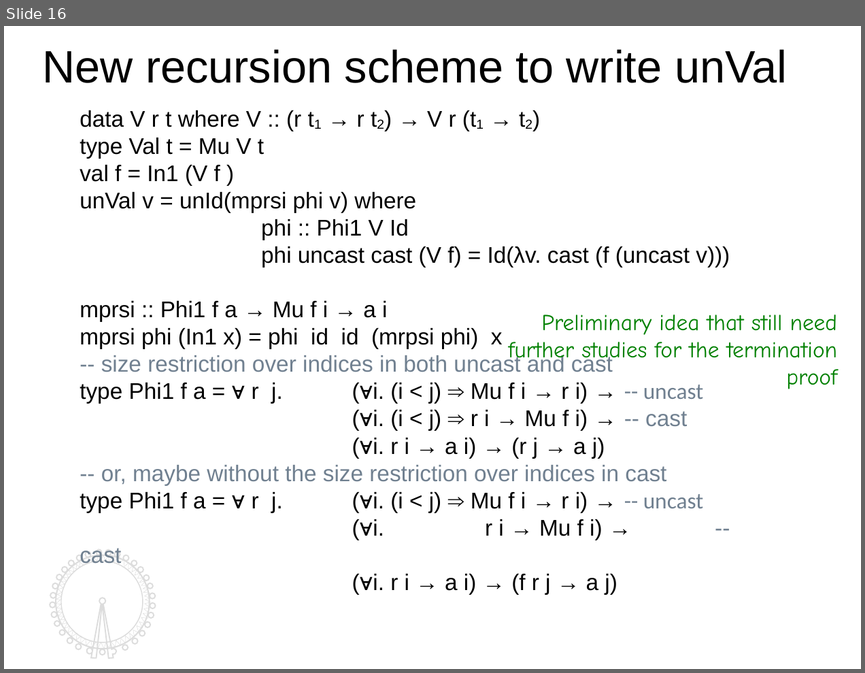
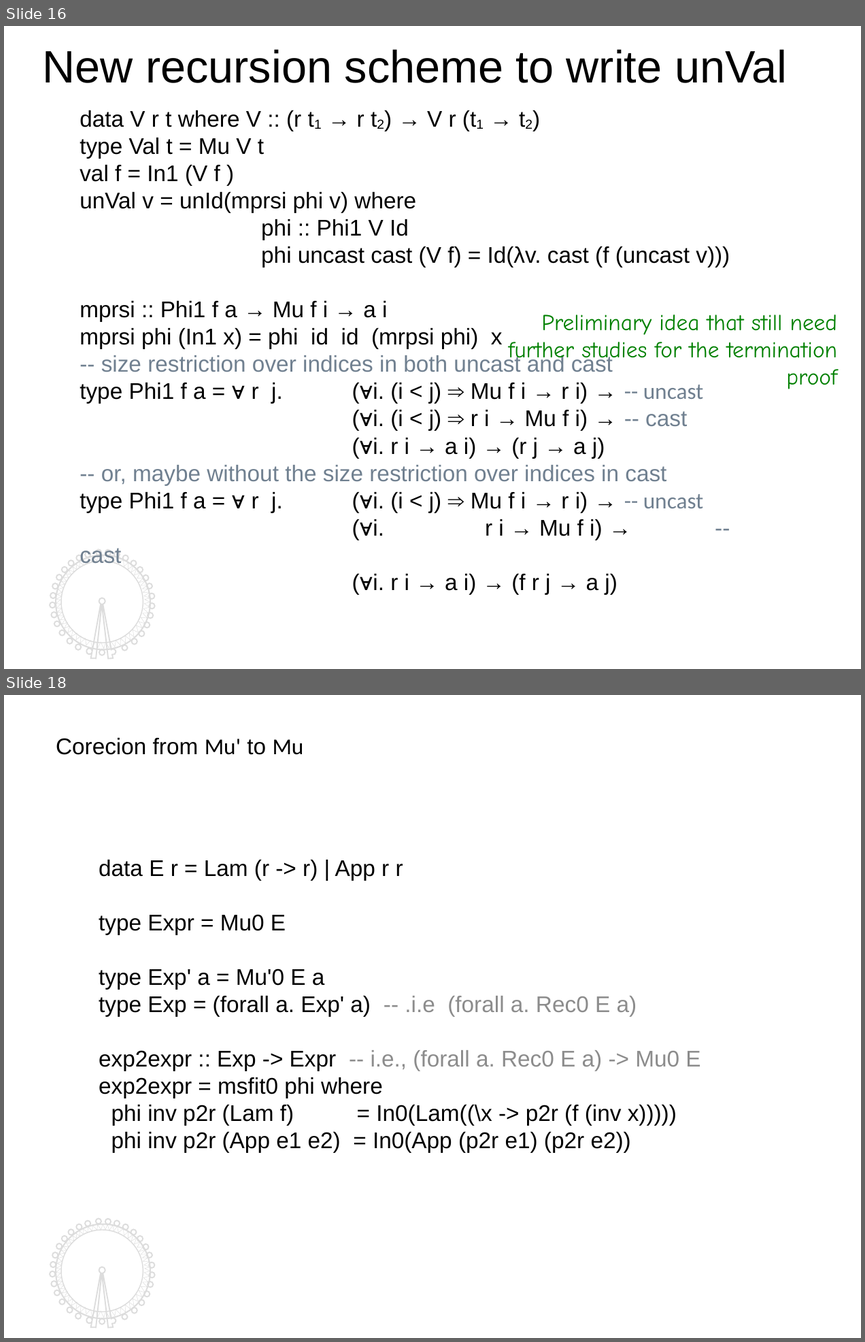
Before and after one commit to kyagrd/nax, a slide deck: trunk/draft/TYPES13/ppt/myslide.odp. Shown one above the other, each under a label of ours: slide 16 before the commit, slides 16 and 18 after it; the slides between them are not shown. The pictures are 865x673 and 865x1342 pixels, drawn with LibreOffice and Linux fonts; fonts in the diff are those of the drawing. Boxes give left, top, right and bottom in pixels: in the first picture for what was removed or moved away, otherwise in the second. Text is boxed around its words. In the diff, an @@ line names an element or a change of style, - is before the commit and + after.

```diff
--- a/trunk/draft/TYPES13/ppt/myslide.odp
+++ b/trunk/draft/TYPES13/ppt/myslide.odp
@@ slide 18 added at (x1=4, y1=695, x2=861, y2=1338), background #FFFFFF; not listed: 4 template elements that a slide beside it also shows @@
@@ text added at (x1=56, y1=738, x2=304, y2=755), 18 pt, text #000000 @@
+Corecion from Mu' to Mu
@@ text added at (x1=99, y1=860, x2=700, y2=1153), 18 pt, text #000000 @@
+data E r = Lam (r -> r) | App r r
+type Expr = Mu0 E
+type Exp' a = Mu'0 E a
+type Exp = (forall a. Exp' a) -- .i.e (forall a. Rec0 E a)
+exp2expr :: Exp -> Expr -- i.e., (forall a. Rec0 E a) -> Mu0 E
+exp2expr = msfit0 phi where
+phi inv p2r (Lam f) = In0(Lam((\x -> p2r (f (inv x)))))
+phi inv p2r (App e1 e2) = In0(App (p2r e1) (p2r e2))
@@ slide 16 changed as well @@
@@ outline redrawn in 3 elements at (x1=50, y1=550, x2=155, y2=658), (x1=56, y1=555, x2=150, y2=649), (x1=56, y1=555, x2=150, y2=650) @@
```
Also in this commit, not shown: 16 other slides changed, 3 other slides added.
